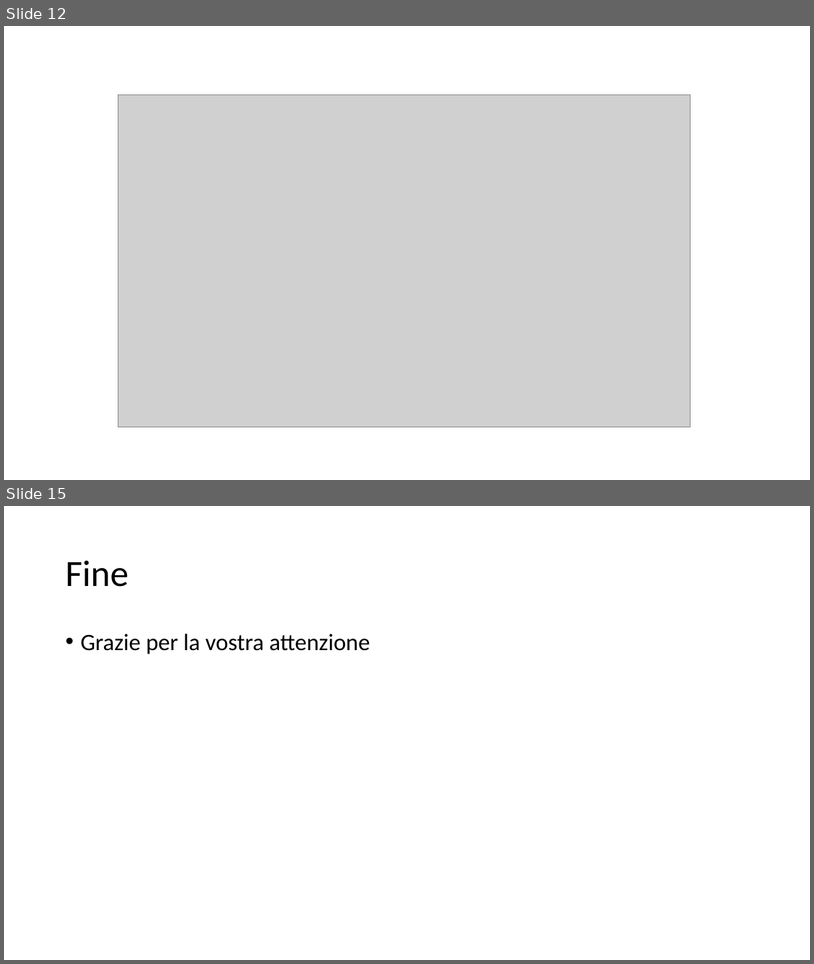
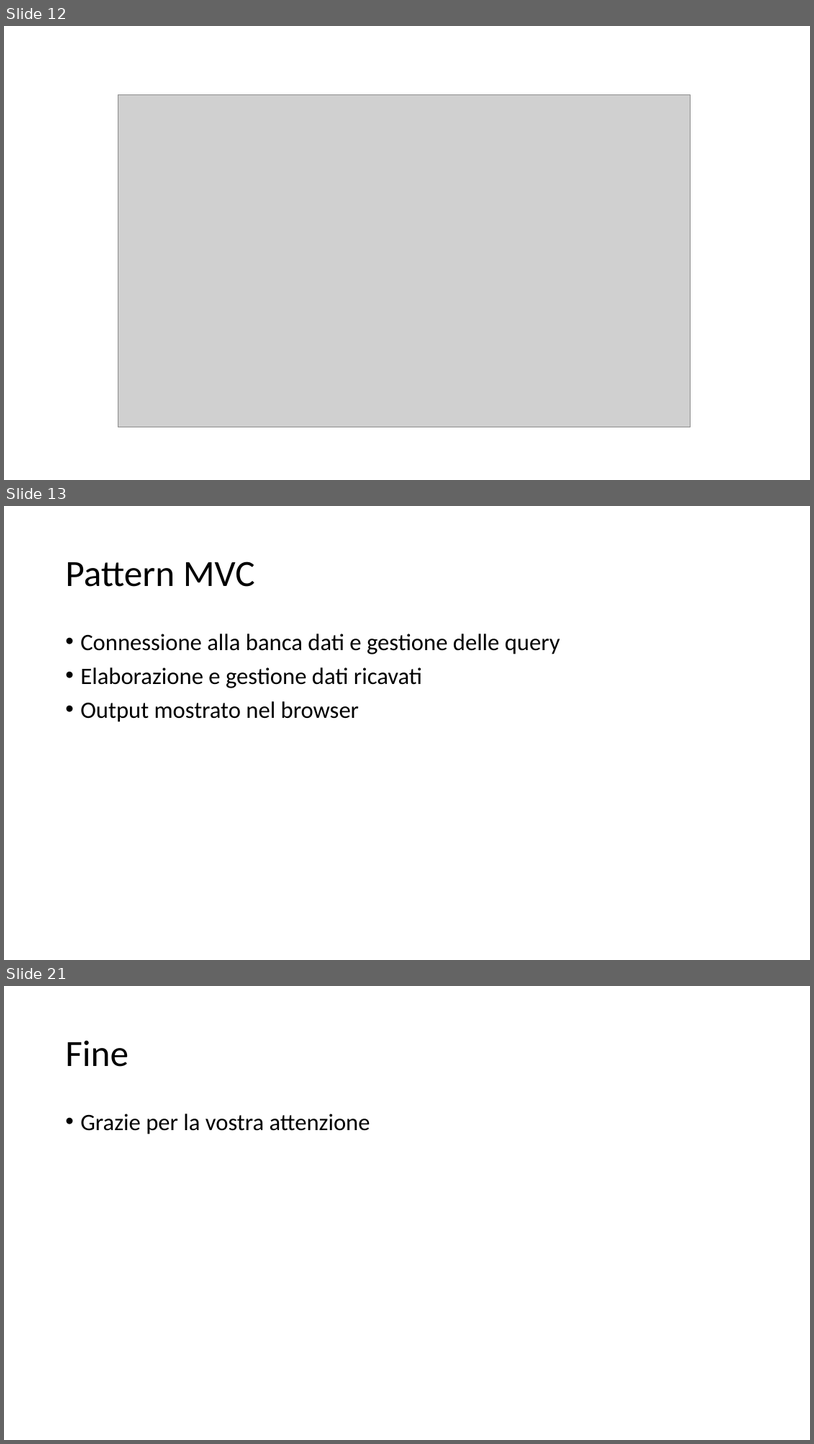
Before and after one commit to bryanbeffa/Knowledge-Base, a slide deck: Presentation/Knowledge Base.pptx. Shown one above the other, each under a label of ours: slides 12 and 15 before the commit, slides 12, 13 and 21 after it; the slides between them are not shown. The pictures are 814x964 and 814x1444 pixels, drawn with LibreOffice and Linux fonts; fonts in the diff are those of the drawing; grey boxes stand for pictures. Boxes give left, top, right and bottom in pixels: in the first picture for what was removed or moved away, otherwise in the second. Text is boxed around its words. In the diff, an @@ line names an element or a change of style, - is before the commit and + after.

```diff
--- a/Presentation/Knowledge Base.pptx
+++ b/Presentation/Knowledge Base.pptx
@@ slide 13 added at [4, 506, 810, 960], background #FFFFFF @@
@@ title added at [65, 561, 255, 587], 44 pt, text #000000 @@
+Pattern MVC
@@ text added at [80, 633, 561, 722], 28 pt, text #000000 @@
+• Connessione alla banca dati e gestione delle query
+• Elaborazione e gestione dati ricavati
+• Output mostrato nel browser
@@ what was slide 15 is now slide 21 @@
```
Also in this commit, not shown: 1 slide changed, 6 other slides added, 1 slide removed.
